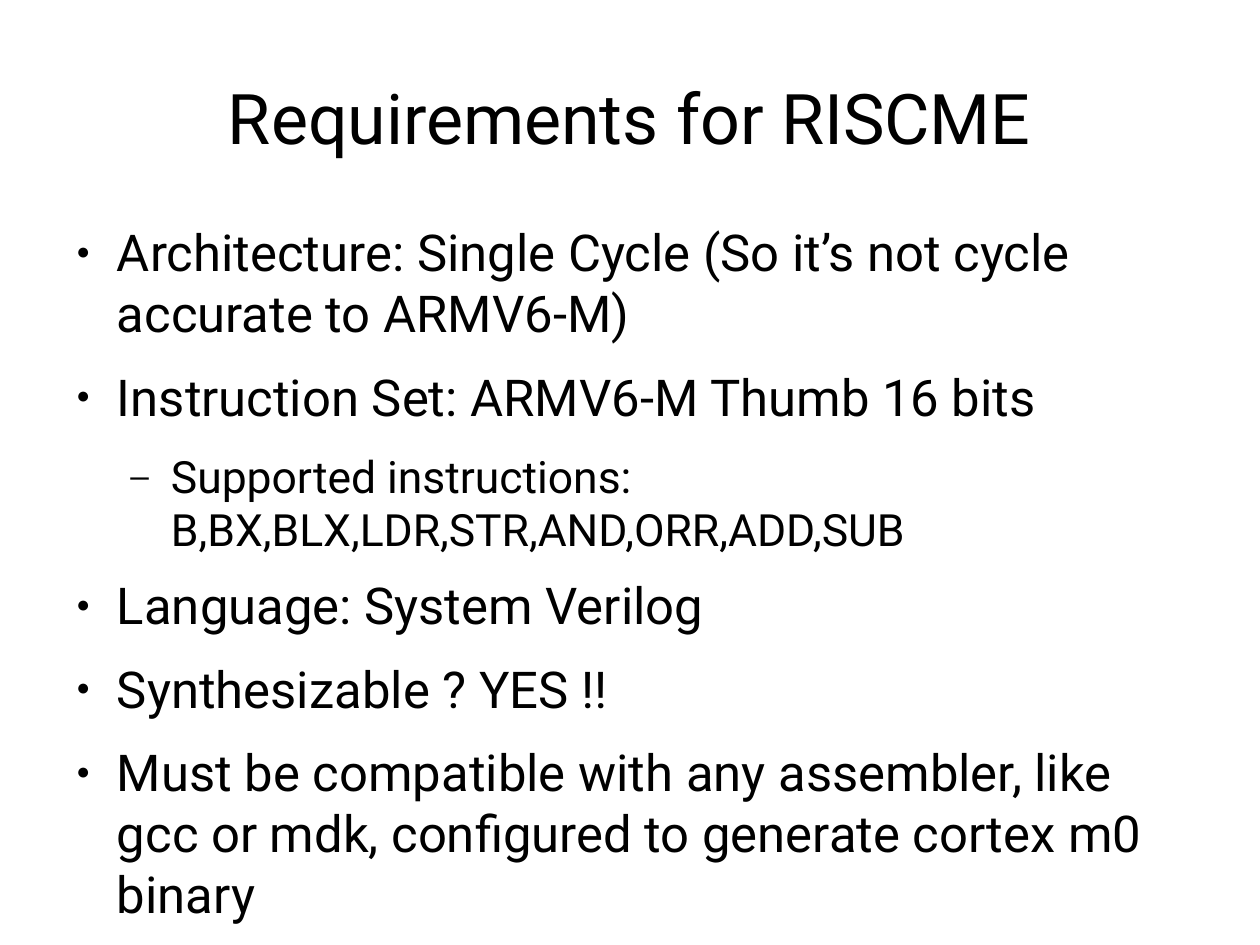
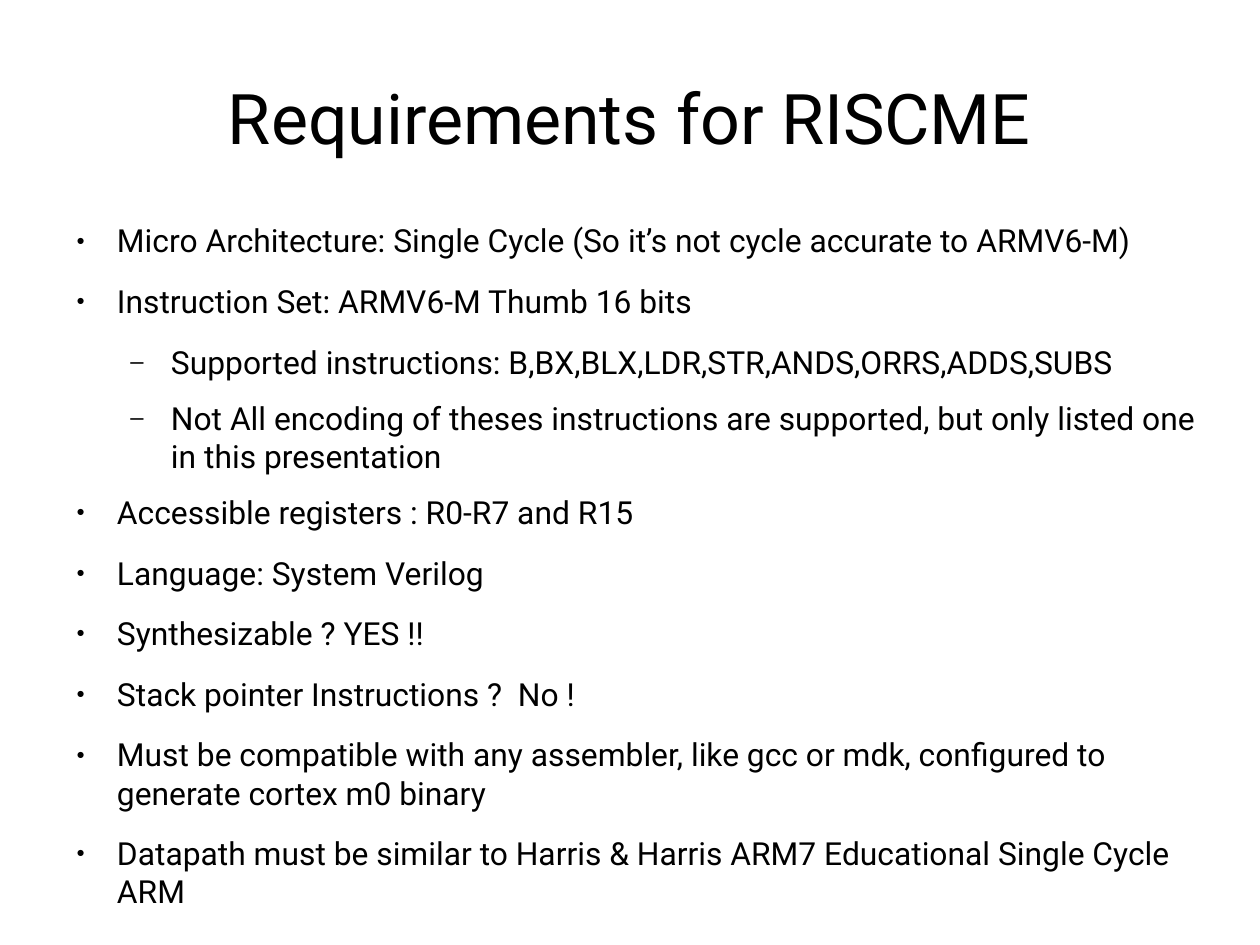
Before and after one commit to jardelufc/RISCME, a slide deck: slide 2 of docs/RISCME..pptx. Drawn at 1260x945 pixels with LibreOffice and Linux fonts; fonts in the diff are those of the drawing. Boxes give left, top, right and bottom in pixels: in the first picture for what was removed or moved away, otherwise in the second. Text is boxed around its words. In the diff, an @@ line names an element or a change of style, - is before the commit and + after.

```diff
--- a/docs/RISCME..pptx
+++ b/docs/RISCME..pptx
@@ text at [117,226,1130,259]: text changed; size 32 to 20 pt @@
-● Architecture: Single Cycle (So it’s not cycle accurate to ARMV6-M)
+● Micro Architecture: Single Cycle (So it’s not cycle accurate to ARMV6-M)
@@ text at [117,289,1169,903]: size 32 to 20 pt in "Instruction Set: ARMV6-M Thumb 16 bits", "Language: System Verilog", "Synthesizable ? YES !!", "Must be compatible with any assembler, like ..." and 1 more places @@
@@ text at [117,350,1195,531]: text changed; size 28 to 20 pt @@
-  – Supported instructions: B,BX,BLX,LDR,STR,AND,ORR,ADD,SUB
+  – Supported instructions: B,BX,BLX,LDR,STR,ANDS,ORRS,ADDS,SUBS
+  – Not All encoding of theses instructions are supported, but only listed one in this presentation
+● Accessible registers : R0-R7 and R15
@@ text at [117,682,559,713]: paragraph added @@
+● Stack pointer Instructions ? No !
```
Also in this commit, not shown: 10 other slides changed, 2 slides added, 3 other files.
